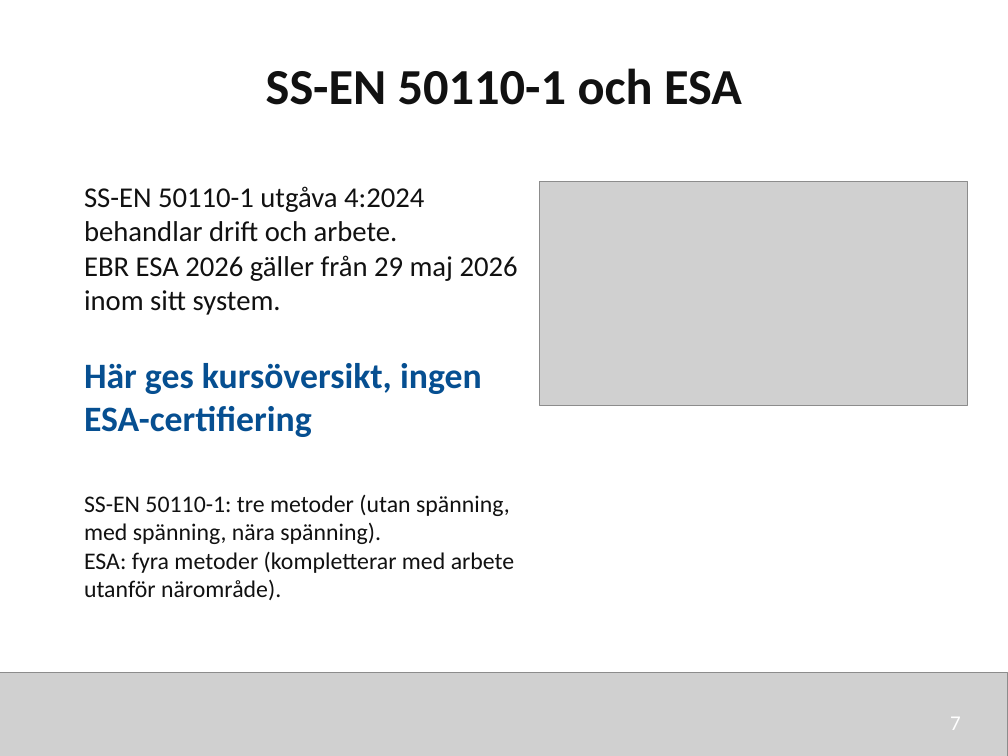
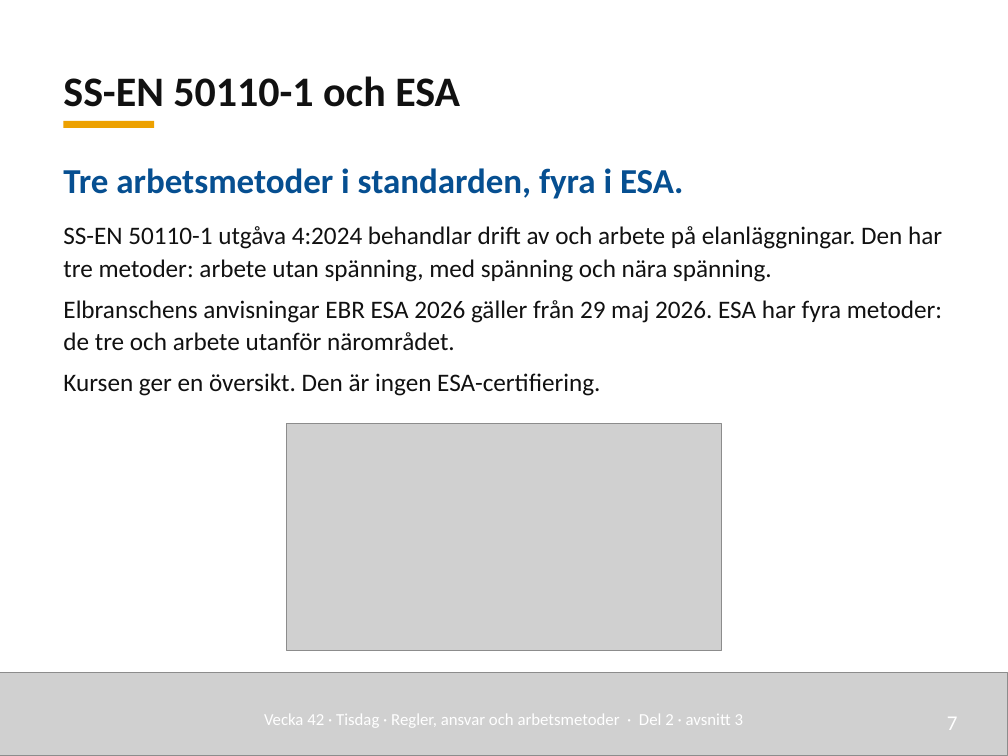
Before and after one commit to nj22az/nj22az.github.io, a slide deck: slide 7 of sjoskolan/vecka-42/aktuell/v42_02_Regler_ansvar_och_arbetsmetoder_elev.pptx. Drawn at 1008x756 pixels with LibreOffice and Linux fonts; fonts in the diff are those of the drawing; grey boxes stand for pictures. Boxes give left, top, right and bottom in pixels: in the first picture for what was removed or moved away, otherwise in the second. Text is boxed around its words. In the diff, an @@ line names an element or a change of style, - is before the commit and + after.

```diff
--- a/sjoskolan/vecka-42/aktuell/v42_02_Regler_ansvar_och_arbetsmetoder_elev.pptx
+++ b/sjoskolan/vecka-42/aktuell/v42_02_Regler_ansvar_och_arbetsmetoder_elev.pptx
@@ text "SS-EN 50110-1 och ESA": place and size @@
-text "SS-EN 50110-1 och ESA" at [266, 68, 742, 105]
+text "SS-EN 50110-1 och ESA" at [63, 76, 460, 107]
@@ text "SS-EN 50110-1 och ESA" at [63, 76, 460, 107]: size 36 to 30 pt; alignment centre to left; line spacing 1 to 1.08; vertical alignment top to bottom @@
@@ rectangle added at [64, 121, 154, 128], fill #EDA100 @@
@@ text added at [63, 168, 942, 396], 18 pt, text #111111 @@
+Tre arbetsmetoder i standarden, fyra i ESA.
+SS-EN 50110-1 utgåva 4:2024 behandlar drift av och arbete på elanläggningar. Den har tre metoder: arbete utan spänning, med spänning och nära spänning.
+Elbranschens anvisningar EBR ESA 2026 gäller från 29 maj 2026. ESA har fyra metoder: de tre och arbete utanför närområdet.
+Kursen ger en översikt. Den är ingen ESA-certifiering.
@@ text removed at [84, 186, 518, 315] @@
-SS-EN 50110-1 utgåva 4:2024 behandlar drift och arbete.
-EBR ESA 2026 gäller från 29 maj 2026 inom sitt system.
@@ text removed at [84, 363, 482, 437] @@
-Här ges kursöversikt, ingen ESA-certifiering
@@ picture: place and size @@
-picture at [539, 181, 968, 405]
+picture at [287, 423, 722, 650]
@@ text removed at [84, 495, 515, 600] @@
-SS-EN 50110-1: tre metoder (utan spänning, med spänning, nära spänning).
-ESA: fyra metoder (kompletterar med arbete utanför närområde).
@@ text added at [264, 714, 743, 727], 12 pt, text #FFFFFF @@
+Vecka 42 · Tisdag · Regler, ansvar och arbetsmetoder · Del 2 · avsnitt 3
@@ text "7" at [947, 717, 958, 730]: line spacing 1 to 1.08 @@
```
Also in this commit, not shown: 8 other slides changed, 11 slides added, 27 slides removed, 57 other files.
